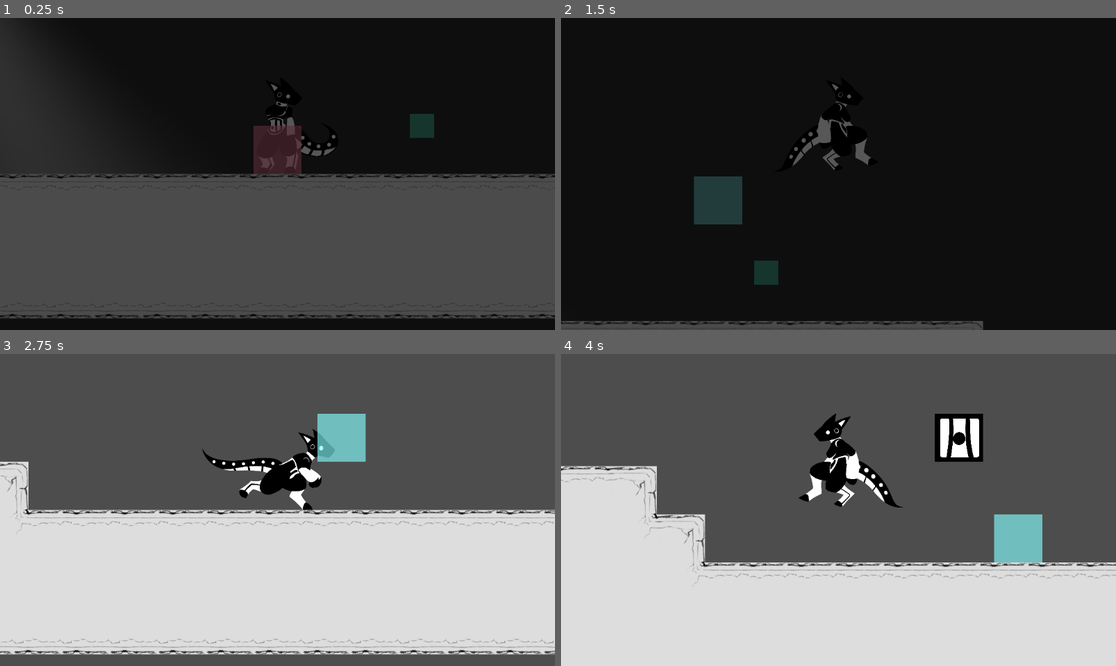
Above: before the commit, frames 1-4 (two rows, left to right).
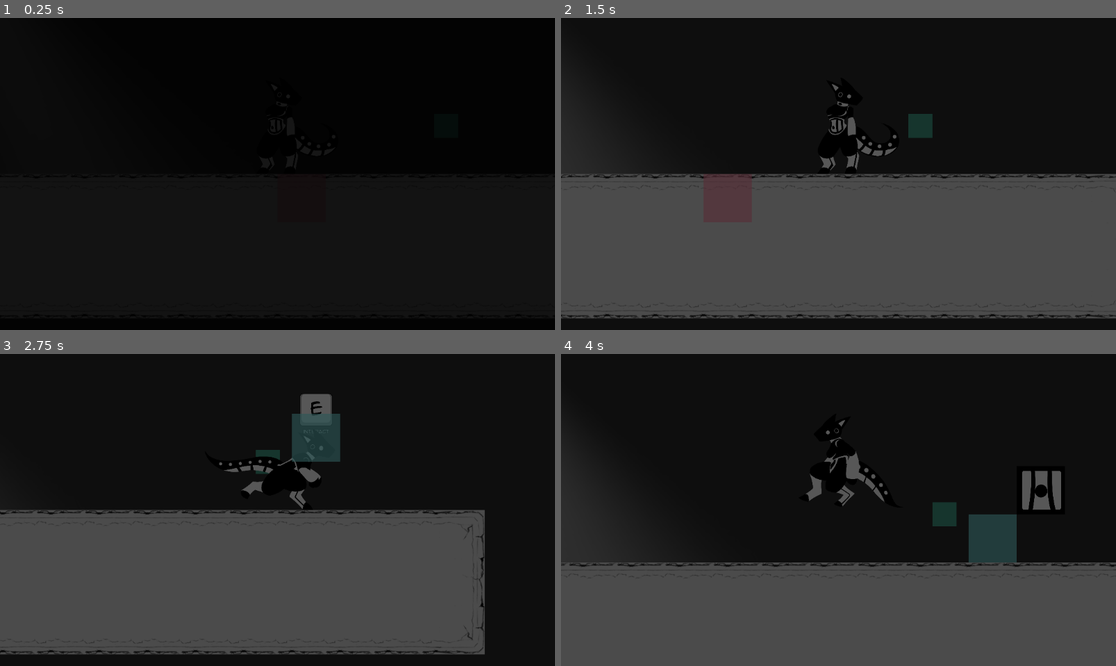
Above: after the commit, the same moments.

Repository: scales-in-git/TeamTime
Game: Godot game, scene res://Scenes/Levels/Debug/RundimentaryLevels/LevelC.tscn
Same seed, same stepped clock (60 frames per second), same inputs: the game is played once before the commit and once after it. The project has no main scene, so this scene is started directly.
Inputs (mouse positions are in pixels of both pictures, inside the frame that each line leads up to):
- Up to frame 1 (0.25 s): no input
- Up to frame 2 (1.5 s): tap Enter (ui_accept) at 0.5 s; move the mouse to (960, 158) at 0.52 s; press the mouse at (960, 158) at 0.53 s; hold D (player_right) 0.53-1.28 s; tap Space (player_jump) at 0.77 s; move the mouse to (727, 189) at 1.27 s; release the mouse at (727, 189) at 1.28 s; hold S from 1.28 s (still down); right-click (727, 189) at 1.35 s
- Up to frame 3 (2.75 s): tap Space (player_jump) at 1.52 s; click (166, 525) at 1.55 s; move the mouse to (333, 441) at 2.02 s; release S at 2.03 s; press the mouse at (333, 441) at 2.03 s; hold D (player_right) from 2.03 s (still down)
- Up to frame 4 (4 s): move the mouse to (810, 572) at 2.77 s; release D (player_right) at 2.78 s; release the mouse at (810, 572) at 2.78 s; hold W (player_up) 2.78-3.53 s; tap Q (player_delete_all) at 2.85 s; tap Space (player_jump) at 3.02, 3.77 s; click (810, 572) at 3.05 s; move the mouse to (1005, 556) at 3.52 s; hold A (player_left) from 3.53 s (still down); hold E (player_interact) from 3.53 s (still down); click (1005, 556) at 3.8 s

The runs differ from the first frame. In frame 1, 53% of the frame differs, in the area x 0-100%, y 0-97%; in frame 2, 49%; in frame 3, 98%, in the area x 0-100%, y 0-100%; in frame 4, 97%.

Commit message:
Walking Entrance allows you to target a specific entrance; blocks are placed as a sibling of the parent

Diff:
--- a/Scenes/Characters/Player/BlockPlaceHelper.gd
+++ b/Scenes/Characters/Player/BlockPlaceHelper.gd
@@ -38,9 +38,10 @@
 
 	if event.is_action_pressed("player_block_place") and can_place_block:
 		var new_block := _PlacedBlock.instantiate()
+
+		get_parent().add_sibling(new_block)
 		new_block.global_position = block_collision_detector.global_position
 
-		add_sibling(new_block)
 		placed_block_queue.append(new_block)
 		blocks_changed = true
 
--- a/Scenes/Levels/Debug/RundimentaryLevels/LevelA.tscn
+++ b/Scenes/Levels/Debug/RundimentaryLevels/LevelA.tscn
@@ -32,8 +32,9 @@
 position = Vector2(500, 0)
 scene = "uid://c1dpvnlb8w12k"
 
-[node name="WalkingEntrance" parent="." instance=ExtResource("3_h1f6c")]
+[node name="WalkingEntrance" parent="." node_paths=PackedStringArray("enter_at") instance=ExtResource("3_h1f6c")]
 position = Vector2(-390, 10)
+enter_at = NodePath("../Marker2D")
 
 [node name="SmartMusicPlayer" parent="." instance=ExtResource("4_h1f6c")]
 music = ExtResource("5_sp5aj")
@@ -56,3 +57,6 @@
 zoom = Vector2(0.5, 0.5)
 tween_resource = SubResource("Resource_qydgm")
 metadata/_custom_type_script = "uid://76jmomq5wl5f"
+
+[node name="Marker2D" type="Marker2D" parent="."]
+position = Vector2(-350, -400)
--- a/Scenes/Levels/Debug/RundimentaryLevels/LevelC.tscn
+++ b/Scenes/Levels/Debug/RundimentaryLevels/LevelC.tscn
@@ -1,7 +1,7 @@
 [gd_scene load_steps=11 format=4 uid="uid://cu4rjl45f8rbo"]
 
 [ext_resource type="TileSet" uid="uid://c25hcjc6u3jq1" path="res://Scenes/Levels/DebugTileSet.tres" id="1_fgpdp"]
-[ext_resource type="PackedScene" uid="uid://v042n0qyld7u" path="res://Scenes/Mechanics/Entrance/InstantEntrance/InstantEntrance.tscn" id="2_omir1"]
+[ext_resource type="PackedScene" uid="uid://uuf6ujkuy7bv" path="res://Scenes/Mechanics/Entrance/WalkingEntrance/WalkingEntrance.tscn" id="1_odgne"]
 [ext_resource type="PackedScene" uid="uid://dbehr8mfolttb" path="res://Scenes/Utility/SmartMusicPlayer.tscn" id="3_omir1"]
 [ext_resource type="AudioStream" uid="uid://d2tfnsct46q64" path="res://music/lab_ambience.wav" id="4_bv234"]
 [ext_resource type="PackedScene" uid="uid://yhp7gr6fmrn5" path="res://Scenes/Mechanics/Exit/InstantExit/InstantExit.tscn" id="5_ef31k"]
@@ -36,8 +36,7 @@
 [node name="CanvasModulate" type="CanvasModulate" parent="."]
 color = Color(0.34, 0.34, 0.34, 1)
 
-[node name="InstantEntrance" parent="." instance=ExtResource("2_omir1")]
-position = Vector2(50, 50)
+[node name="WalkingEntrance" parent="." instance=ExtResource("1_odgne")]
 
 [node name="SmartMusicPlayer" parent="." instance=ExtResource("3_omir1")]
 music = ExtResource("4_bv234")
--- a/Scenes/Mechanics/Entrance/BaseEntrance.gd
+++ b/Scenes/Mechanics/Entrance/BaseEntrance.gd
@@ -8,5 +8,4 @@
 
 func _ready():
 	var player = _Player.instantiate()
-	get_tree().root.get_child(0).add_child(player)
 	enter(player)
--- a/Scenes/Mechanics/Entrance/InstantEntrance/InstantEntrance.gd
+++ b/Scenes/Mechanics/Entrance/InstantEntrance/InstantEntrance.gd
@@ -3,4 +3,5 @@
 
 func enter(player: Player):
 	# Todo: @export to at least change the direction of the player
+	add_child(player)
 	player.global_position = global_position
--- a/Scenes/Mechanics/Entrance/WalkingEntrance/WalkingEntrance.gd
+++ b/Scenes/Mechanics/Entrance/WalkingEntrance/WalkingEntrance.gd
@@ -10,8 +10,15 @@
 
 @export var fade_colour: Color = Color.BLACK
 
+@export var enter_at: Node2D
+
 func enter(player: Player):
-	player.position = global_position
+	if enter_at:
+		# player.global_position = enter_at.global_position
+		enter_at.add_child(player)
+	else:
+		add_child(player)
+
 	player.puppeting = true
 	player.apply_floor_snap()
 	#player.velocity = walk_towards_strength*-global_transform.basis.x
